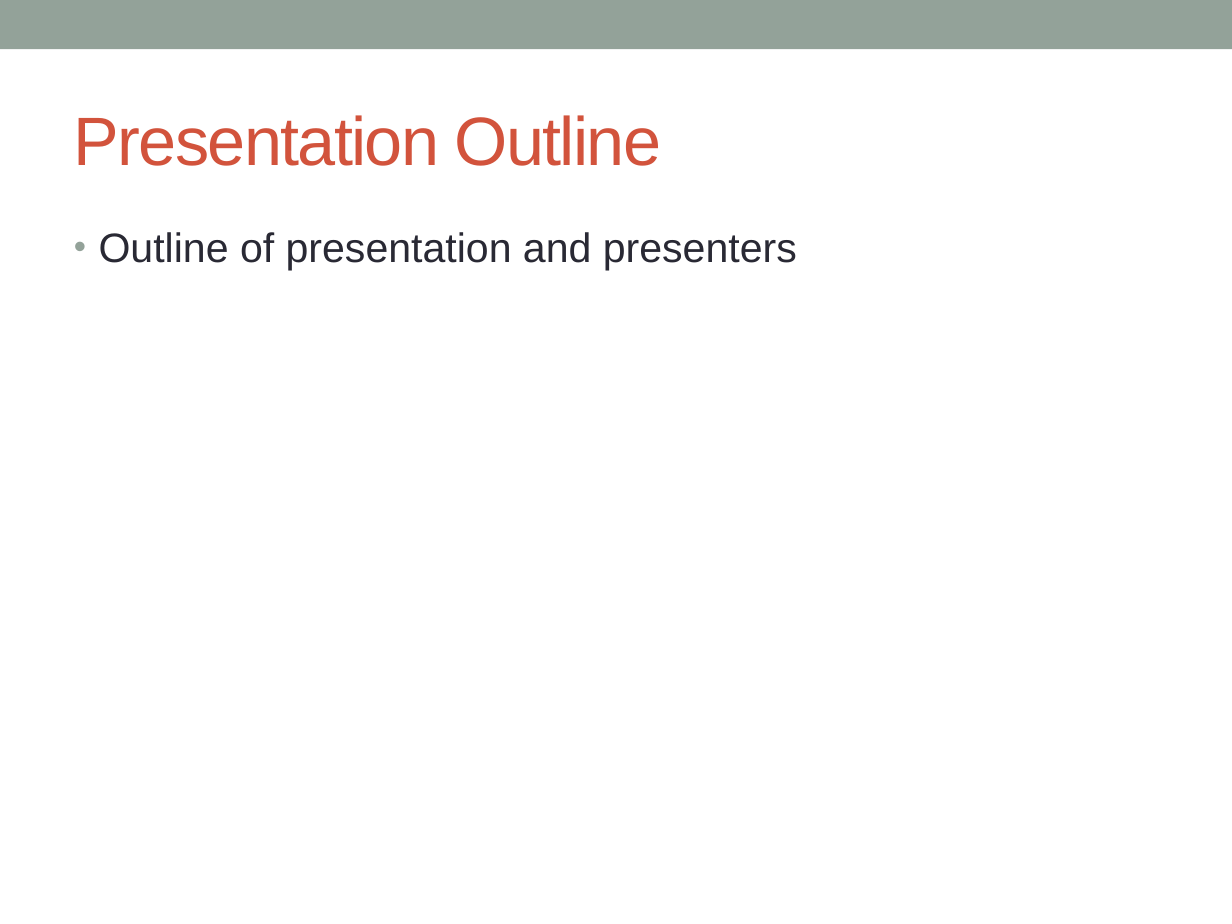
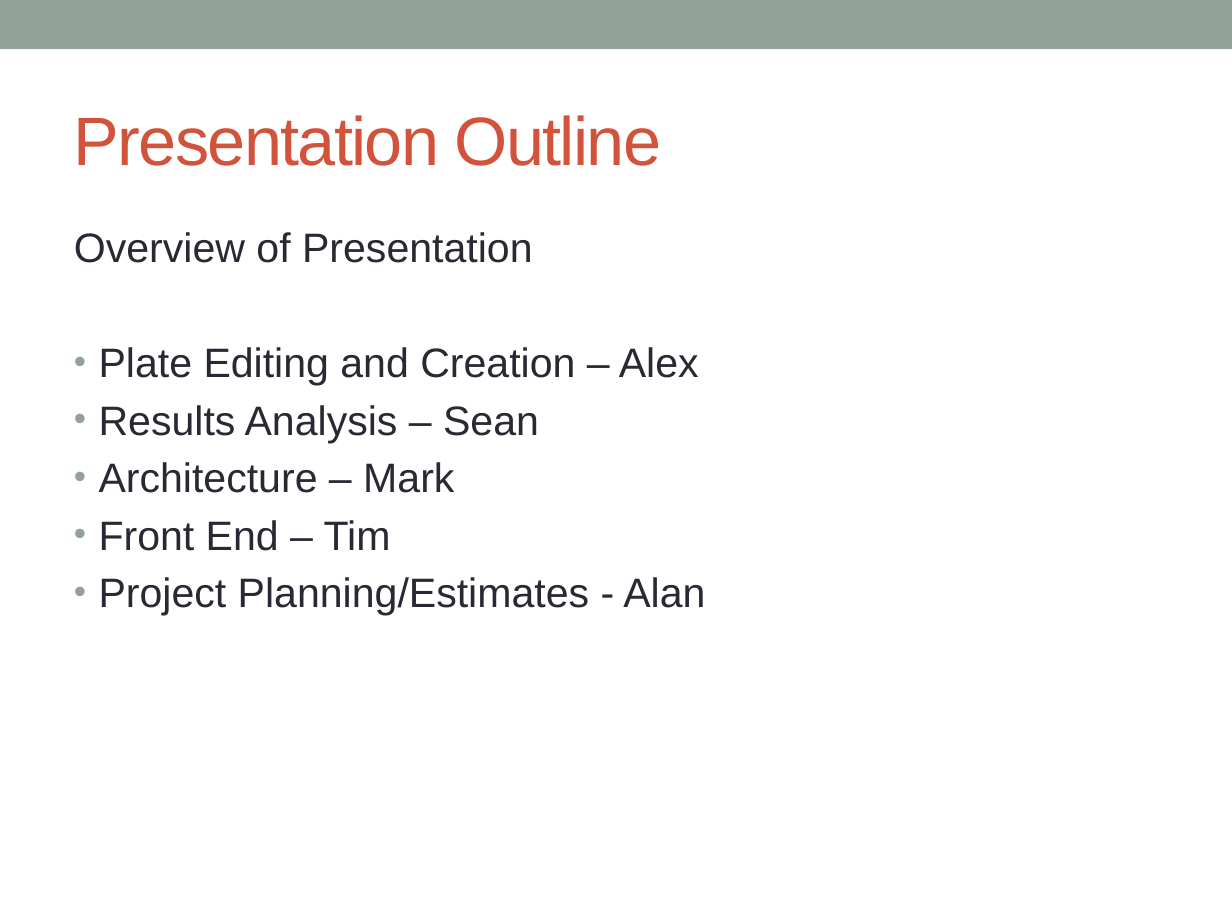
Before and after one commit to massfords/we99, a slide deck: slide 4 of docs/Presentations/Milestone1Presentation_v1.pptx. Drawn at 1232x924 pixels with LibreOffice and Linux fonts; fonts in the diff are those of the drawing. Boxes give left, top, right and bottom in pixels: in the first picture for what was removed or moved away, otherwise in the second. Text is boxed around its words. In the diff, an @@ line names an element or a change of style, - is before the commit and + after.

```diff
--- a/docs/Presentations/Milestone1Presentation_v1.pptx
+++ b/docs/Presentations/Milestone1Presentation_v1.pptx
@@ text at bbox=[74, 232, 705, 616]: text changed @@
-• Outline of presentation and presenters
+Overview of Presentation
+• Plate Editing and Creation – Alex
+• Results Analysis – Sean
+• Architecture – Mark
+• Front End – Tim
+• Project Planning/Estimates - Alan
```
Also in this commit, not shown: 5 other slides changed, 1 slide added.
